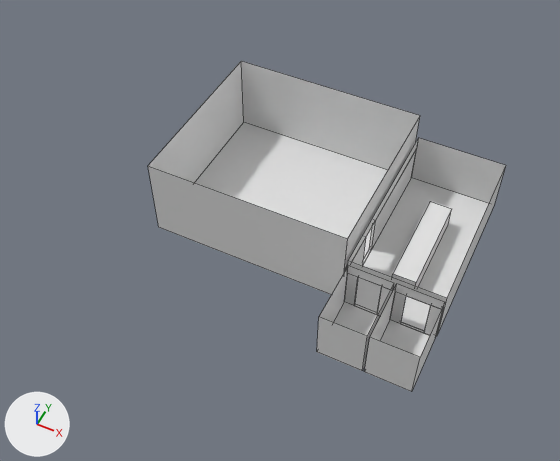
What one commit did to the Blender file blender models/kitchen_dining_mesh.blend.
Both versions are drawn from a 50 mm lens placed at (8.5, -44.7, 51.4), pointed at (-11.4, -4.9, 1.8). The lights are fixed; the arrows at lower left show +X, +Y and +Z. The older version comes first. Mesh edges are drawn as thin lines.

Before the edit, the objects in view are built like this:
```python
me_cube_001 = bpy.data.meshes.new('Cube.001')
me_cube_001.from_pydata(...)  # 145 vertices, 48 faces, 104 loose edges; spans x -5.49..1.0, y -1.7..1.0, z -1.0..2.0
# faces by material slot: [5, 43]
me_cube_001.materials.append(mat_material_001)  # white #e7e7e7
me_cube_001.materials.append(mat_material)  # white #e7e7e7
ob_cube_001 = bpy.data.objects.new('Cube.001', me_cube_001)
ob_cube_001.location = (0.0, 0.0, 2.5)
ob_cube_001.scale = (4.0, 8.0, 2.5)
```
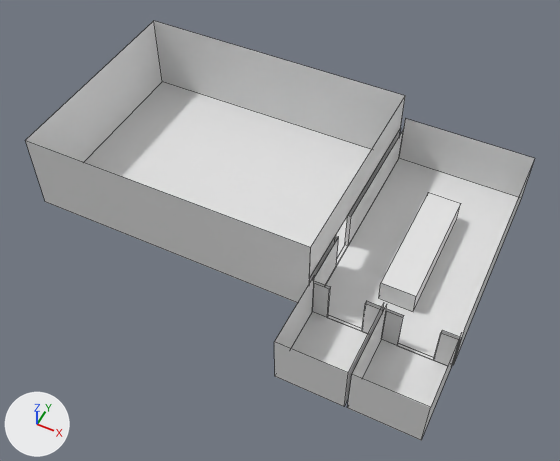
What differs and where, as boxes [x1, y1, x2, y2] in the pictures (560 x 461 px; the box of a moved part takes in the faces that stretch with it):
'Cube.001', reshaped, rescaled (42% wider, 27% taller): before [148, 61, 506, 392]; after [25, 21, 535, 440]
part 1 of me_cube_001, moved or reshaped: before [344, 139, 447, 392]; after [309, 130, 461, 440]

Patch to the scene script:
```diff
--- a/blender models/kitchen_dining_mesh.blend.py
+++ b/blender models/kitchen_dining_mesh.blend.py
@@ me_cube_001 @@
 # used by ob_cube_001; location = (0.0, 0.0, 2.5); scale = (4.0, 8.0, 2.5)
-me_cube_001.from_pydata(...)  # 145 vertices, 48 faces, 104 loose edges; spans x -5.49..1.0, y -1.7..1.0, z -1.0..2.0
+me_cube_001.from_pydata(...)  # 143 vertices, 41 faces, 109 loose edges; spans x -5.49..1.0, y -1.7..1.0, z -1.0..2.0
+# me_cube_001 part 1
+# 2 vertices are removed from x -1.0, y -1.0..-0.5, z 1.0
+# 31 faces are deleted
+# 3 loose edges are deleted
+# 8 loose edges are added
+# 24 new faces join them, mat_material (white #e7e7e7)
 me_cube_001.materials.append(mat_material_001)
@@ ob_cube_001 @@
 ob_cube_001.location = (0.0, 0.0, 2.5)
-ob_cube_001.scale = (4.0, 8.0, 2.5)
+ob_cube_001.scale = (6.0, 10.0, 2.5)
```
